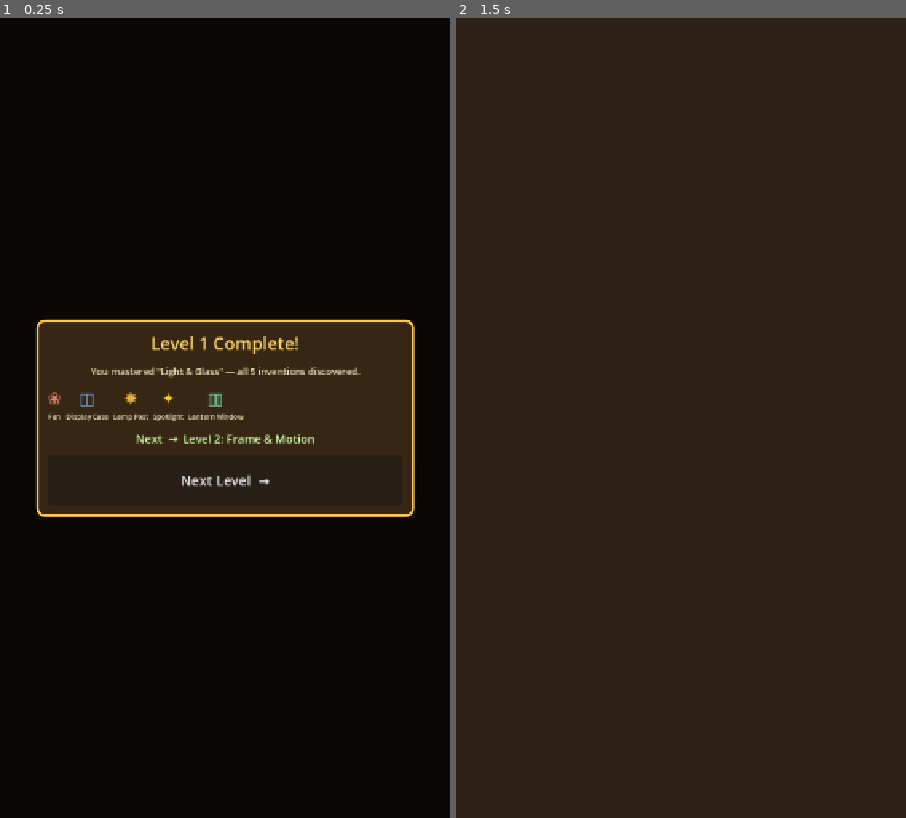
Above: before the commit, frames 1-2 (left to right).
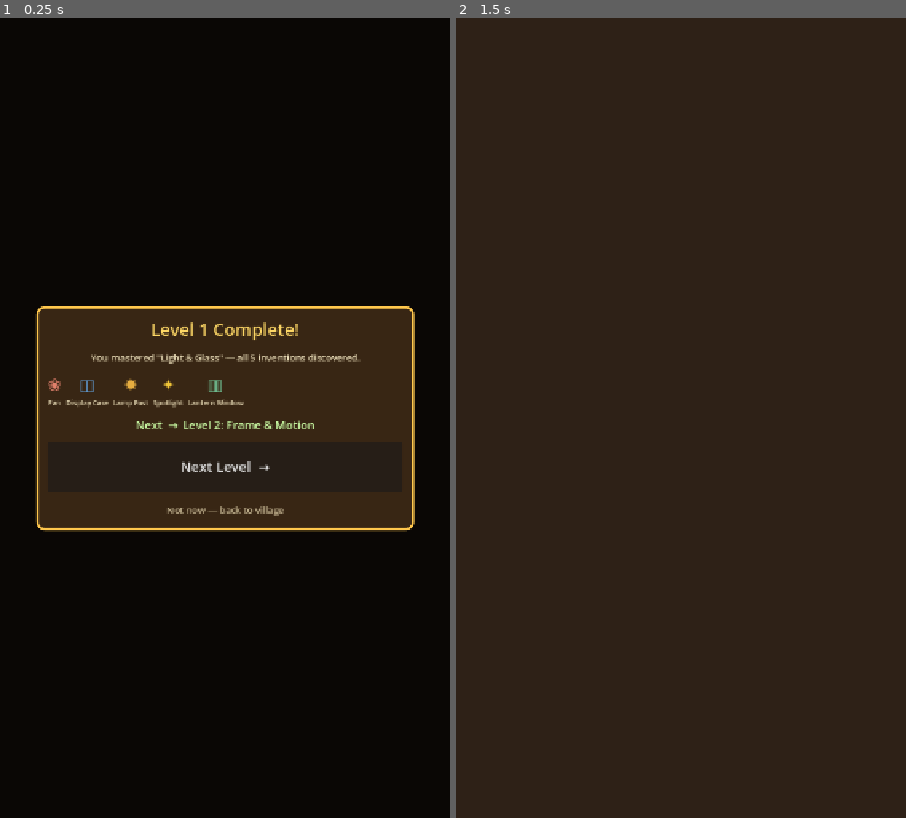
Above: after the commit, the same moments.

Repository: JFun/tinker-lab
Game: Godot game, scene res://scenes/level_complete.tscn
Same seed, same stepped clock (60 frames per second), same inputs: the game is played once before the commit and once after it. This scene is started directly instead of the project's main scene.
Inputs (mouse positions are in pixels of both pictures, inside the frame that each line leads up to):
- Up to frame 1 (0.25 s): no input
- Up to frame 2 (1.5 s): click "Next Level →" at 0.5 s; tap Enter at 1.25 s; move the mouse to (780, 378) at 1.27 s; click (780, 378) at 1.42 s

The runs differ from the first frame. In frame 1, 6.2% of the frame differs, in the area x 7-93%, y 36-65%; in frame 2, nothing differs.

Commit message:
Add subtle "back to village" escape hatch to the level-complete modal
The celebration modal is full-screen with MOUSE_FILTER_STOP and a
click-swallowing dim, so it covers the bottom tab bar — the single
"Next Level" CTA was actually hard-forcing the player forward with no
way to pause, revisit the village, or browse recipes.

Keep "Next Level →" as the dominant gold CTA, but add a low-emphasis
flat text link ("Not now — back to village") beneath it. Deliberately
subordinate (small, muted, no button chrome) so it never reads as a
competing equal button. Also fixed the stale comment that claimed the
tab bar stayed reachable under the modal.

Co-Authored-By: Claude Opus 4.7 <noreply@anthropic.com>

Diff:
--- a/scenes/level_complete.gd
+++ b/scenes/level_complete.gd
@@ -84,9 +84,10 @@
 		name_lbl.horizontal_alignment = HORIZONTAL_ALIGNMENT_CENTER
 		col.add_child(name_lbl)
 
-	# Single clear CTA: continue straight into the next level (the workbench
-	# crossfades to a fresh board). The village hub remains reachable any time via
-	# the bottom tab, so we don't clutter this celebration with a second button.
+	# Primary CTA: continue straight into the next level (the workbench crossfades
+	# to a fresh board). A subordinate "back to village" link is added below as a
+	# low-emphasis escape hatch, since this full-screen modal otherwise covers the
+	# bottom tab bar and would hard-force the player forward.
 	if level_idx + 1 < Items.LEVELS.size():
 		var next_lvl: Dictionary = Items.LEVELS[level_idx + 1]
 		var preview := Label.new()
@@ -104,6 +105,21 @@
 			advance_to_next.emit()
 			queue_free())
 		v.add_child(go_next)
+
+		# Subtle, deliberately-subordinate escape hatch. The modal covers the whole
+		# screen (the bottom tab bar is unreachable while it's up), so without this
+		# the player is hard-forced into the next level. Kept low-emphasis — flat,
+		# muted, small — so it never competes with the gold "Next Level" CTA.
+		var stay := Button.new()
+		stay.text = "Not now — back to village"
+		stay.flat = true
+		stay.add_theme_font_size_override("font_size", 15)
+		stay.add_theme_color_override("font_color", Color(0.78, 0.72, 0.58))
+		stay.add_theme_color_override("font_hover_color", Color(0.95, 0.90, 0.75))
+		stay.pressed.connect(func():
+			return_to_village.emit()
+			queue_free())
+		v.add_child(stay)
 	else:
 		# Defensive — the all-inventions finale normally pre-empts this modal, so
 		# this branch shouldn't show in practice. Fall back to the village hub.
